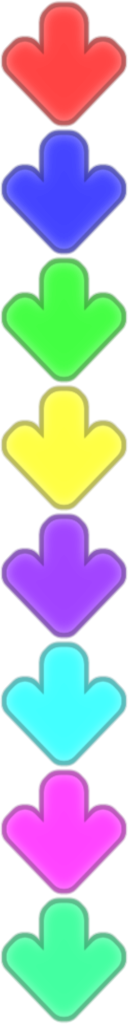
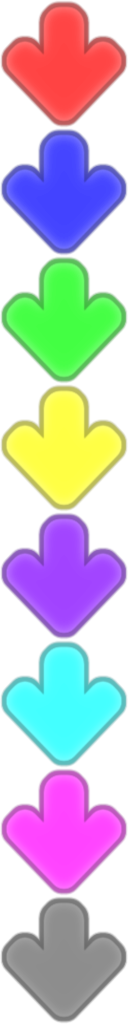
Layered file, before and after one edit (128px x 1024px). Changes by layer:
hid "AQUA #7" over <box>0,897,128,1023</box>
added layer "LIGHT GRAY #7" in group ">= 64ths" over <box>0,897,128,1023</box>
